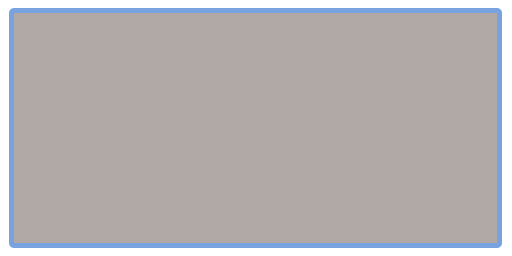
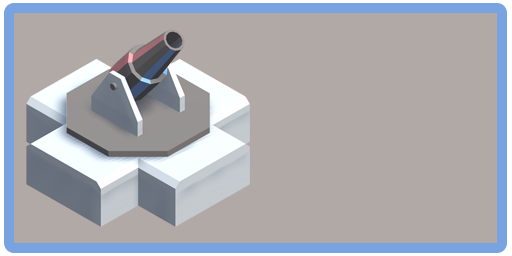
Layer changes from the first (512, 256) image to the second:
showed "Layer 2" over (x1=26, y1=29, x2=250, y2=227)
added layer "Rectangle 1" (1st of 2) above "Rectangle 1" over (x1=4, y1=3, x2=507, y2=253)
hid "Rectangle 1" (2nd of 2), painted on it over (x1=4, y1=3, x2=507, y2=253)
